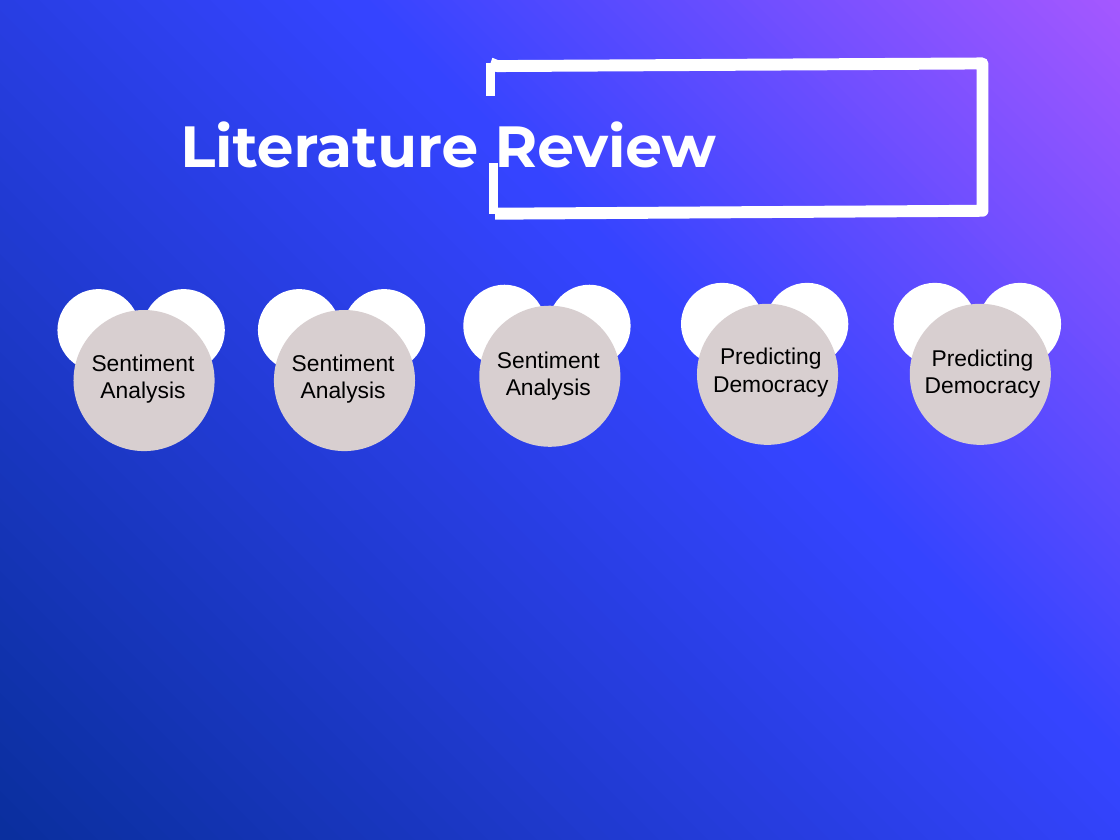
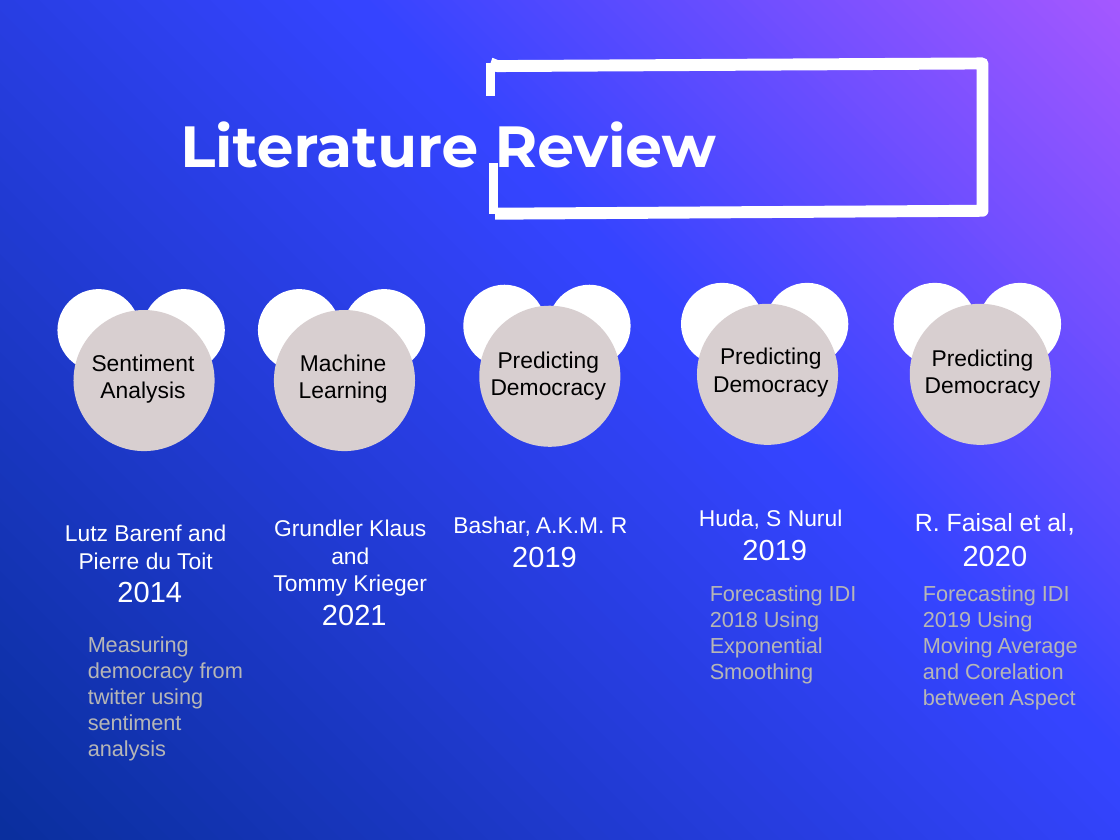
Before and after one commit to novanurviana/catatanbimbingan, a slide deck: slide 4 of bab 1.pptx. Drawn at 1120x840 pixels with LibreOffice and Linux fonts; fonts in the diff are those of the drawing; background and template pictures are left out. Boxes give left, top, right and bottom in pixels: in the first picture for what was removed or moved away, otherwise in the second. Text is boxed around its words. In the diff, an @@ line names an element or a change of style, - is before the commit and + after.

Commit message:
Menambahkan literature

```diff
--- a/bab 1.pptx
+++ b/bab 1.pptx
@@ text at box(299, 354, 388, 403): text changed @@
-Sentiment
-Analysis
+Machine
+Learning
@@ text at box(491, 351, 607, 400): text changed @@
-Sentiment
-Analysis
+Predicting
+Democracy
@@ text added at box(699, 509, 843, 561), 11 pt, text #FFFFFF @@
+Huda, S Nurul
+2019
@@ text added at box(65, 524, 226, 603), 11 pt, text #FFFFFF @@
+Lutz Barenf and
+Pierre du Toit
+2014
@@ text added at box(273, 519, 427, 626), 11 pt, text #FFFFFF @@
+Grundler Klaus and
+Tommy Krieger
+2021
@@ text added at box(453, 516, 627, 568), 11 pt, text #FFFFFF @@
+Bashar, A.K.M. R
+2019
@@ text added at box(915, 513, 1066, 567), 12 pt, text #FFFFFF @@
+R. Faisal et al, 2020
@@ text added at box(710, 585, 857, 684), 10.5 pt, text #B6B6B6 @@
+Forecasting IDI 2018 Using Exponential Smoothing
@@ text added at box(923, 585, 1077, 710), 10.5 pt, text #B6B6B6 @@
+Forecasting IDI 2019 Using Moving Average and Corelation between Aspect
@@ text added at box(88, 636, 243, 761), 10.5 pt, text #B6B6B6 @@
+Measuring democracy from twitter using sentiment analysis
```
Also in this commit, not shown: 1 other slide changed.
